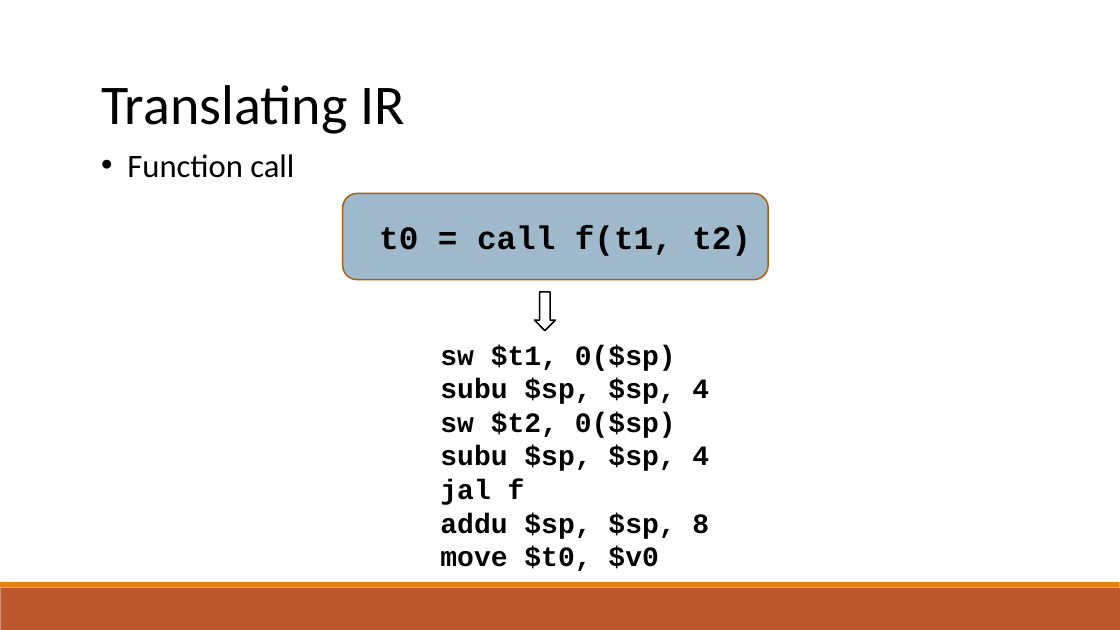
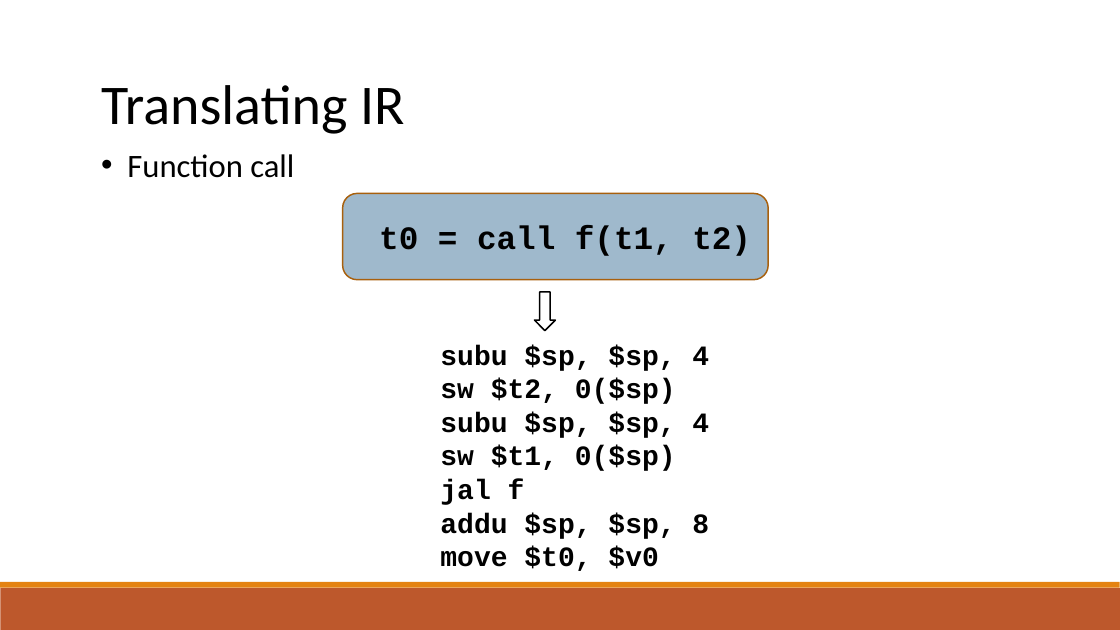
Before and after one commit to raghadzeidan/COMPILATION_TAU_FOR_STUDENTS, a slide deck: slide 42 of new_slides/codegen.pptx. Drawn at 1120x630 pixels with LibreOffice and Linux fonts; fonts in the diff are those of the drawing. Boxes give left, top, right and bottom in pixels: in the first picture for what was removed or moved away, otherwise in the second. Text is boxed around its words. In the diff, an @@ line names an element or a change of style, - is before the commit and + after.

```diff
--- a/new_slides/codegen.pptx
+++ b/new_slides/codegen.pptx
@@ text at <box>440,345,676,371</box>: paragraph removed @@
-sw $t1, 0($sp)
@@ text at <box>440,446,676,471</box>: paragraph added @@
+sw $t1, 0($sp)
```
Also in this commit, not shown: 1 other file.
